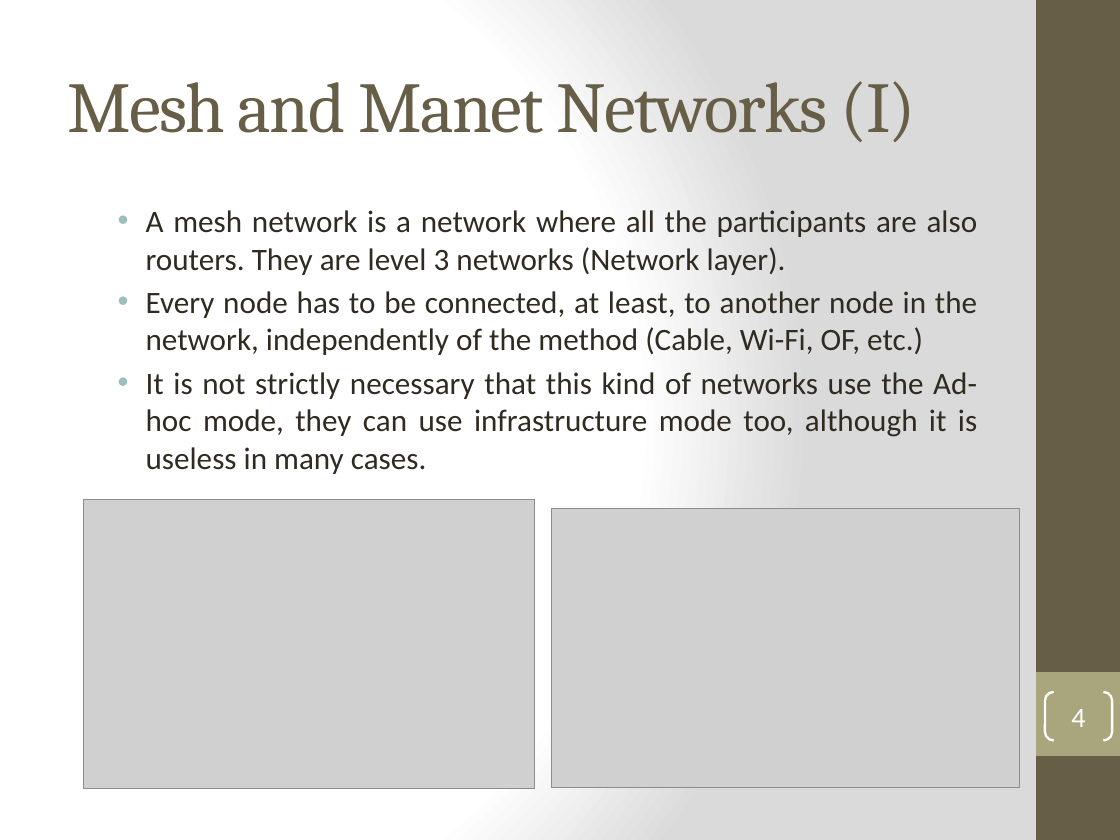
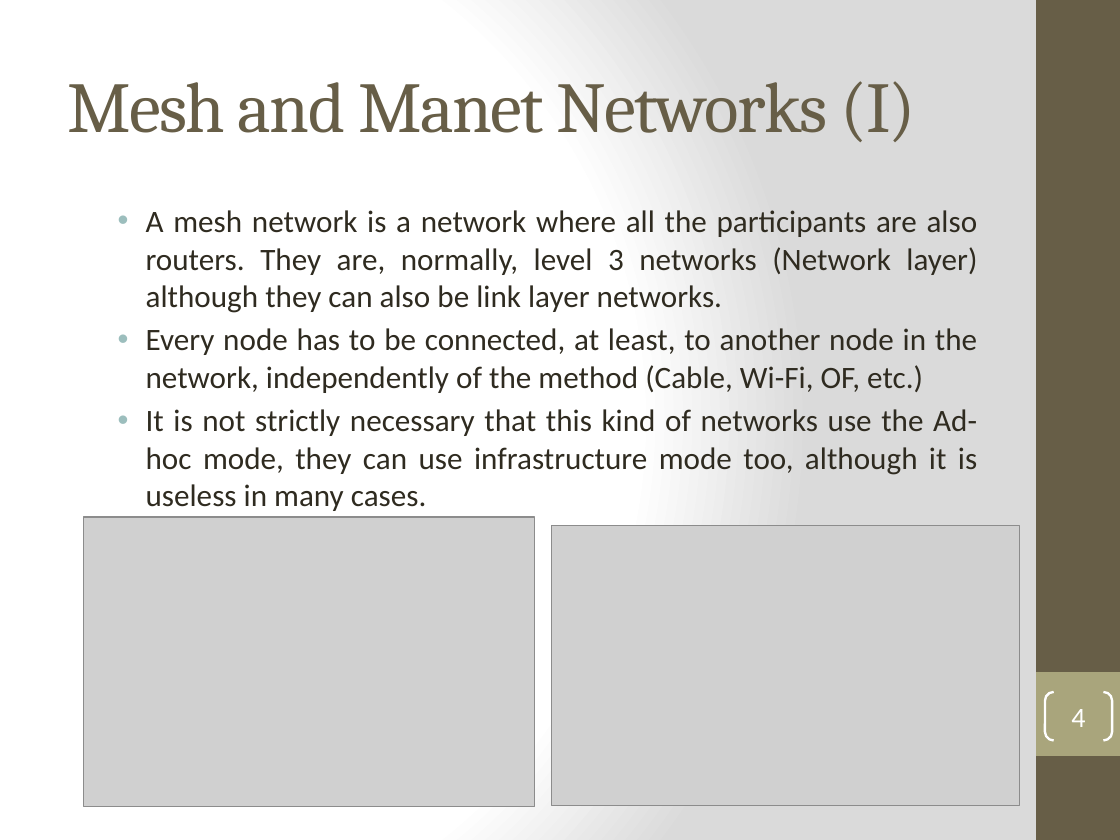
Before and after one commit to ferry91/MobileNode-TFG, a slide deck: slide 4 of Presentation-demo/MN_QMP_Demo.pptx. Drawn at 1120x840 pixels with LibreOffice and Linux fonts; fonts in the diff are those of the drawing; grey boxes stand for pictures. Boxes give left, top, right and bottom in pixels: in the first picture for what was removed or moved away, otherwise in the second. Text is boxed around its words. In the diff, an @@ line names an element or a change of style, - is before the commit and + after.

```diff
--- a/Presentation-demo/MN_QMP_Demo.pptx
+++ b/Presentation-demo/MN_QMP_Demo.pptx
@@ text at box(146, 210, 978, 313): text changed @@
-  • A mesh network is a network where all the participants are also routers. They are level 3 networks (Network layer).
+  • A mesh network is a network where all the participants are also routers. They are, normally, level 3 networks (Network layer) although they can also be link layer networks.
@@ picture: place and size @@
-picture at box(84, 500, 535, 790)
+picture at box(84, 517, 535, 808)
@@ picture: place and size @@
-picture at box(551, 508, 1019, 788)
+picture at box(551, 525, 1019, 805)
```
Also in this commit, not shown: 1 other file.
